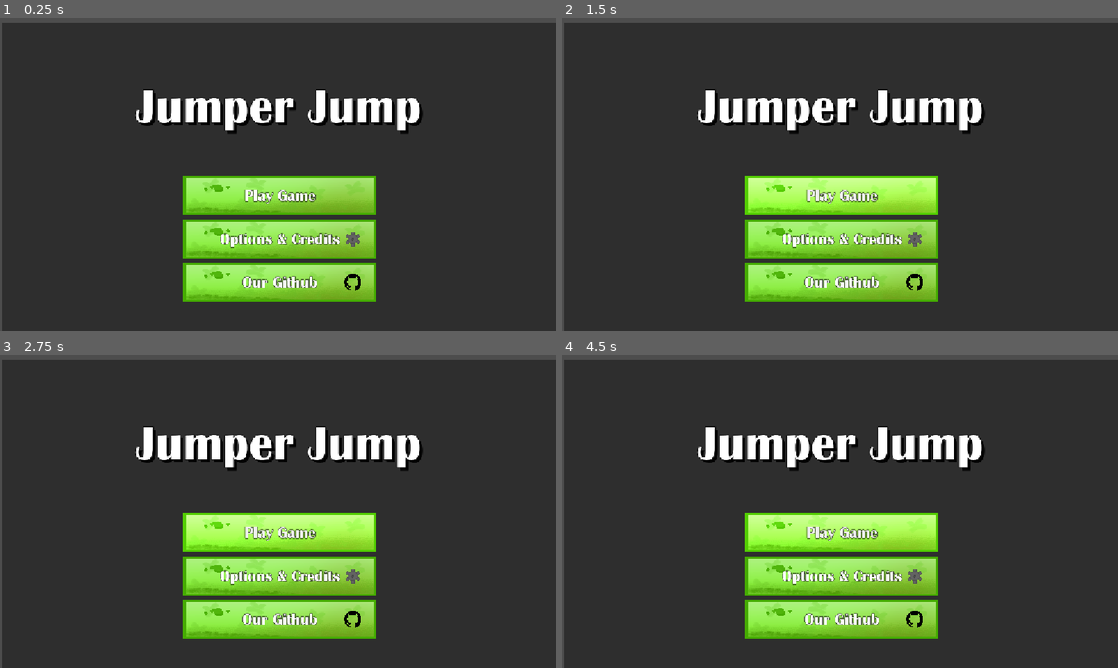
Above: before the commit, frames 1-4 (two rows, left to right).
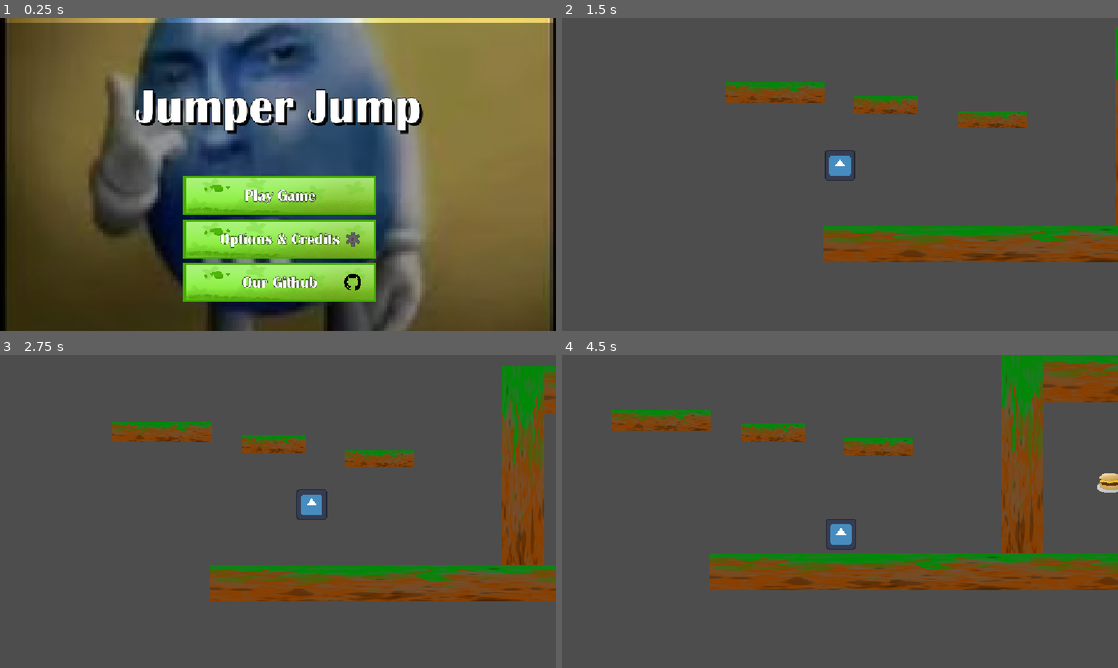
Above: after the commit, the same moments.

Repository: Guyiy1324/Jumpe-r-r-r-r-r-r-r-r
Game: Godot game, scene res://Scenes/MainMenu.tscn
The game is run twice, just before and just after one commit, with the same random seed, the same clock (stepped at 60 frames per second) and the same inputs. The engine's default icon, where the game draws it, is replaced by a stand-in: a white triangle on a blue panel in a dark square.
Inputs (mouse positions are in pixels of both pictures, inside the frame that each line leads up to):
- Up to frame 1 (0.25 s): no input
- Up to frame 2 (1.5 s): click "Play Game" at 0.5 s; click (840, 196) at 1.25 s, where only the run before the commit has a clickable "Play Game"
- Up to frame 3 (2.75 s): hold Right (ui_right) from 2.03 s (still down); tap Space (Jump) at 2.27 s
- Up to frame 4 (4.5 s): tap Space (Jump) at 3.02 s; release Right (ui_right) at 3.53 s; hold Left (ui_left) 3.53-4.28 s; hold Right (ui_right) from 4.28 s (still down)

The runs differ from the first frame. In frame 1, 77% of the frame differs, in the area x 0-100%, y 0-100%; in frame 2, 98%; in frame 3, 98%; in frame 4, 98%.
Error before the commit: Parse Error: Preload file "res://Assets/Screenshot 2026-11-15 083537.png" does not exist. (res://Scripts/main_menu.gd:12)

Commit message:
Update main_menu.gd

Diff:
--- a/jump-e-r/Scripts/main_menu.gd
+++ b/jump-e-r/Scripts/main_menu.gd
@@ -9,7 +9,7 @@
 	preload("res://Assets/Backgrounds/icon.png"),
 	preload("res://Assets/Backgrounds/Screenshot 2026-11-14 170728.png"),
 	preload("res://Assets/Backgrounds/Screenshot 2026-11-14 172657.png"),
-	preload("res://Assets/Screenshot 2026-11-15 083537.png")
+	preload("res://Assets/Backgrounds/Screenshot 2026-11-15 083537.png")
 ]
 
 
